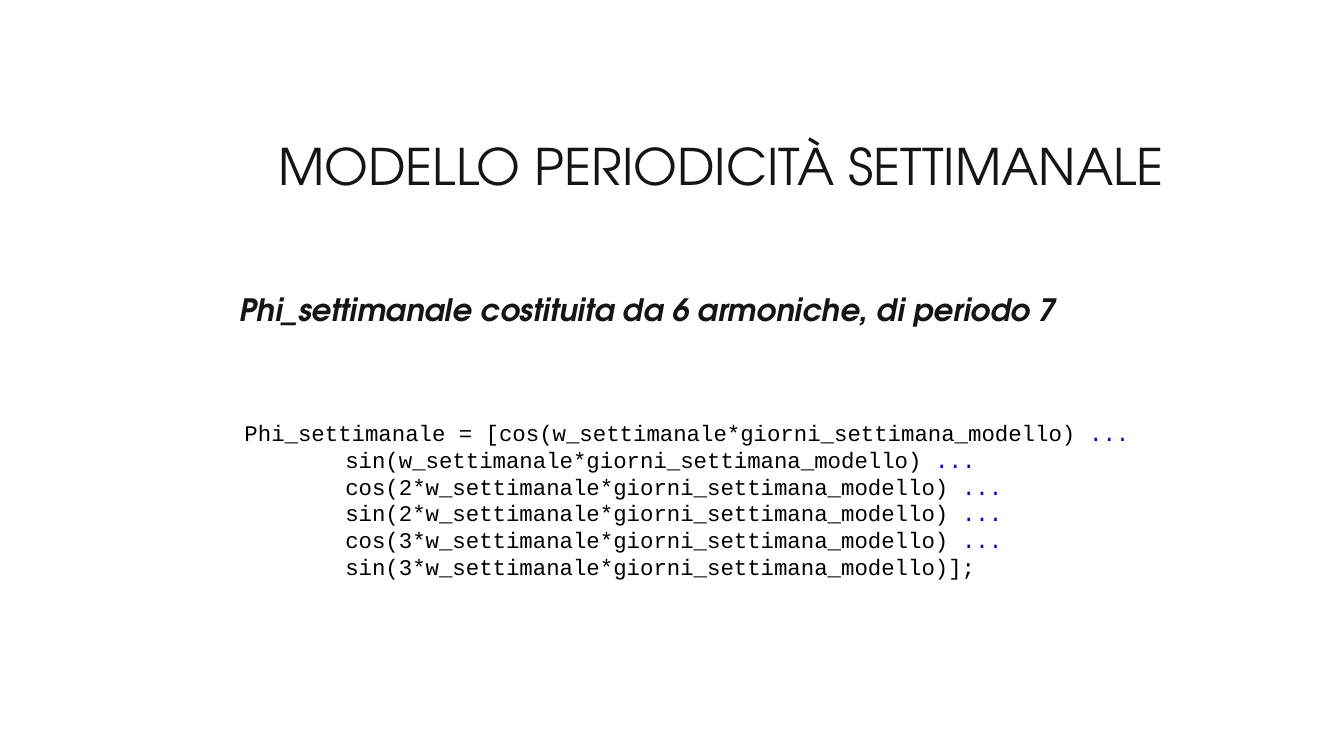
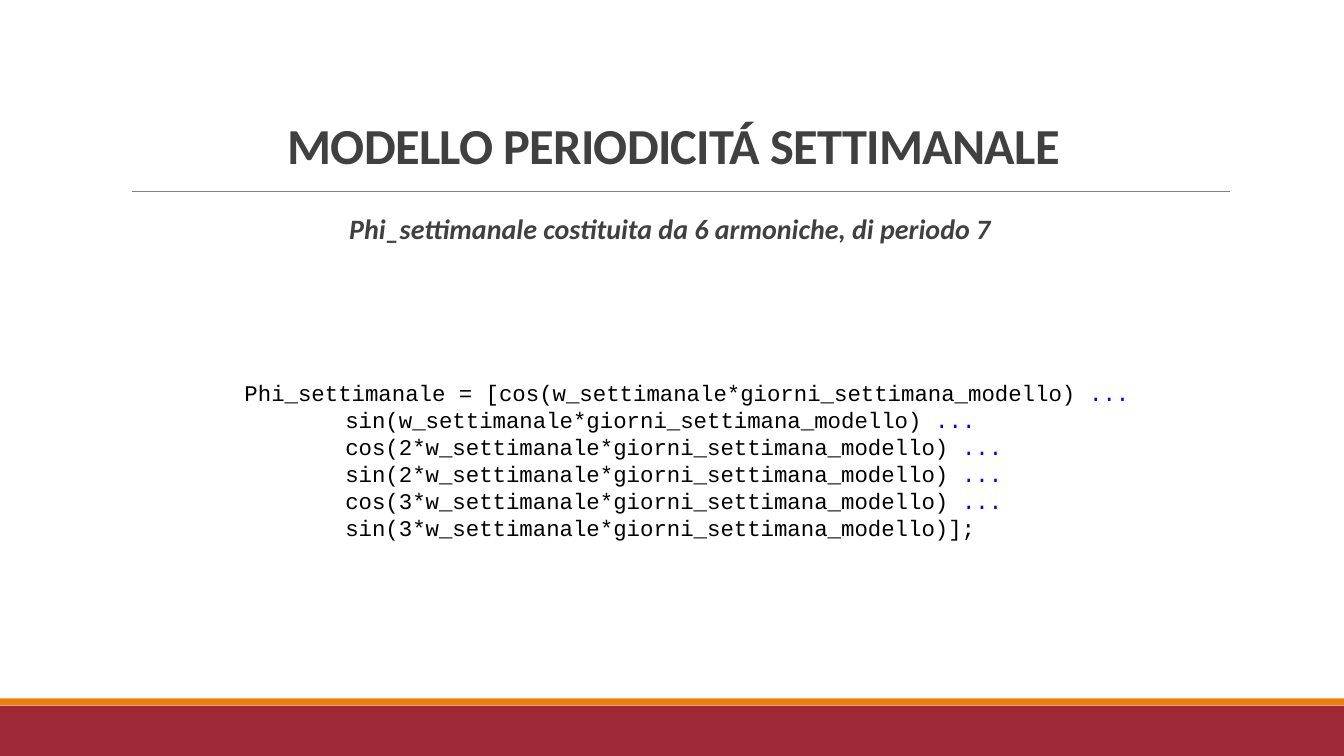
Before and after one commit to r1cky0/Italian-energy-consumption-prediction, a slide deck: slide 5 of presentazione_imad.pptx. Drawn at 1344x756 pixels with LibreOffice and Linux fonts; fonts in the diff are those of the drawing; background and template pictures are left out. Boxes give left, top, right and bottom in pixels: in the first picture for what was removed or moved away, otherwise in the second. Text is boxed around its words. In the diff, an @@ line names an element or a change of style, - is before the commit and + after.

```diff
--- a/presentazione_imad.pptx
+++ b/presentazione_imad.pptx
@@ title "MODELLO PERIODICITÁ SETTIMANALE" at <box>287,123,1059,165</box>: vertical alignment middle to bottom @@
@@ title at <box>287,123,1059,165</box>: text changed; font TeX Gyre Adventor to Calibri; text colour #151515 to #404040; bold on @@
-MODELLO PERIODICITÀ SETTIMANALE
+MODELLO PERIODICITÁ SETTIMANALE
@@ line added from (132, 192) to (1231, 192), #808080 0.5 pt @@
@@ text "Phi_settimanale costituita da 6 armoniche, ...": place and size @@
-text "Phi_settimanale costituita da 6 armoniche, ..." at <box>240,297,1056,327</box>
+text "Phi_settimanale costituita da 6 armoniche, ..." at <box>349,219,990,244</box>
@@ text "Phi_settimanale costituita da 6 armoniche, ..." at <box>349,219,990,244</box>: size 22 to 20 pt, font TeX Gyre Adventor to Calibri, text colour #151515 to #404040; line spacing 0.9 to 0.8; more space between paragraphs @@
@@ text "Phi_settimanale = [cos(w_settimanale*giorni_settimana_modell ...": place and size @@
-text "Phi_settimanale = [cos(w_settimanale*giorni_settimana_modell ..." at <box>244,425,1076,580</box>
+text "Phi_settimanale = [cos(w_settimanale*giorni_settimana_modell ..." at <box>244,385,1076,541</box>
@@ rectangle added at <box>0,706,1344,756</box>, fill #9F2936 @@
@@ rectangle added at <box>0,699,1344,706</box>, fill #F07F09 @@
```
Also in this commit, not shown: 17 other slides changed, 1 slide added, 1 slide removed, 1 other file.
